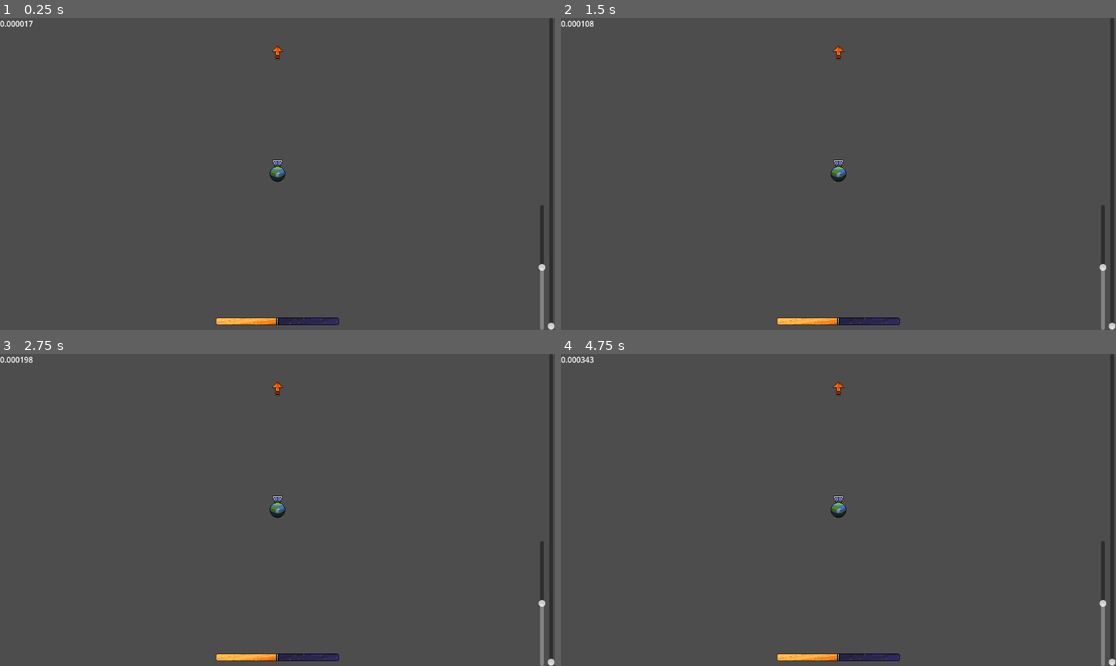
Above: before the commit, frames 1-4 (two rows, left to right).
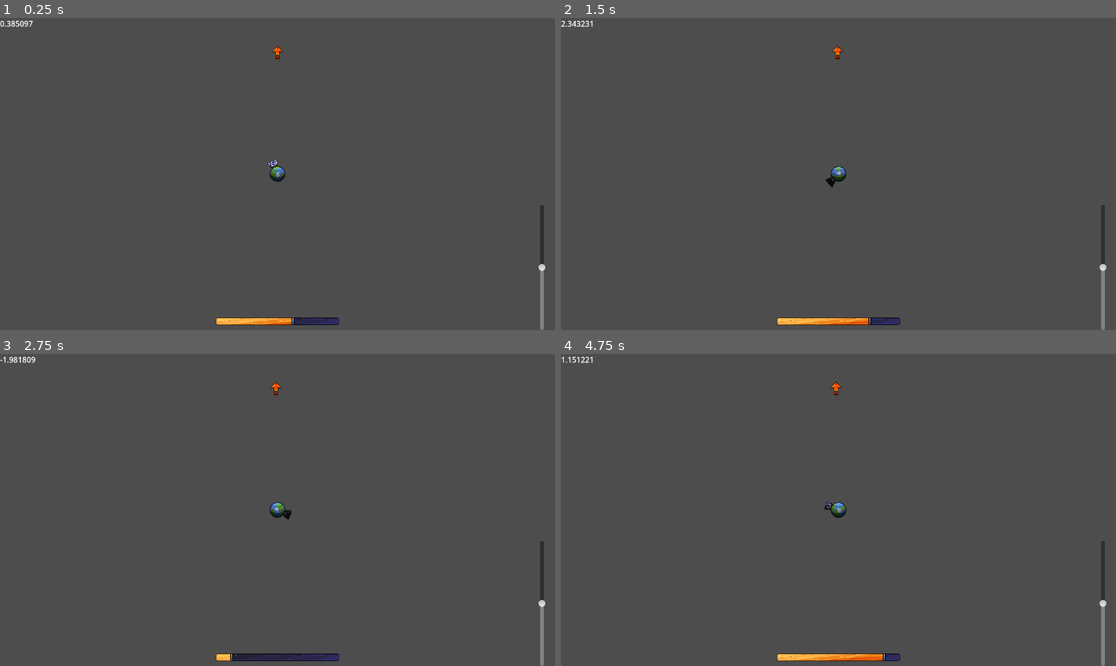
Above: after the commit, the same moments.

Repository: Vikezor/balanced-light
Game: Godot game, scene res://view/view.tscn
Same seed, same stepped clock (60 frames per second), same inputs: the game is played once before the commit and once after it.
Inputs:
- Up to frame 1 (0.25 s): no input
- Up to frame 2 (1.5 s): no input
- Up to frame 3 (2.75 s): no input
- Up to frame 4 (4.75 s): no input

The runs differ from the first frame. In frame 1, 0.8% of the frame differs, in the area x 1-100%, y 0-100%; in frame 2, 1.0%; in frame 3, 1.1%, in the area x 0-100%, y 0-100%; in frame 4, 1.1%.

Commit message:
probably cursed custom physics scaling so we don't have to scale ui animations and such

Diff:
--- a/earth/earth.gd
+++ b/earth/earth.gd
@@ -4,6 +4,7 @@
 var speed: float = -2 * PI / (24 * 60 * 60)
 @export var thrust: float = 0
 var time = 0
+const physics_scale = 21600
 
 
 
@@ -13,10 +14,11 @@
 
 
 # Called every frame. 'delta' is the elapsed time since the previous frame.
-func _process(delta: float) -> void:
-	speed += thrust * delta
-	$Rotator.rotation += speed * delta
-	time += delta
+func _physics_process(delta: float) -> void:
+	var scaled_delta = physics_scale * delta
+	speed += thrust * scaled_delta
+	$Rotator.rotation += speed * scaled_delta
+	time += scaled_delta
 
 
 func _on_sun_set_sun_rotation(rot: float) -> void:
--- a/view/sun.gd
+++ b/view/sun.gd
@@ -2,6 +2,7 @@
 extends Node2D
 
 var time = 0
+const physics_scale = 21600
 
 signal set_sun_rotation
 
@@ -15,12 +16,13 @@
 
 
 # Called every frame. 'delta' is the elapsed time since the previous frame.
-func _process(delta: float) -> void:
+func _physics_process(delta: float) -> void:
+	var scaled_delta = delta * physics_scale
 	var current_sun_rotation: float = get_sun_rotation()
 	set_sun_rotation.emit(current_sun_rotation)
 	position = Vector2(sin(current_sun_rotation), -cos(current_sun_rotation))*250
 	rotation = current_sun_rotation
-	time += delta
+	time += scaled_delta
 
 
 func get_sun_rotation() -> float:
--- a/view/view.gd
+++ b/view/view.gd
@@ -3,15 +3,17 @@
 
 var max_sun_time: float = 60 * 60 * 12
 var elapsed_sun_time: float = .5 * max_sun_time
+const physics_scale = 21600 # 4 seconds / day
 
 
 # Called when the node enters the scene tree for the first time.
 func _ready() -> void:
-	pass # Replace with function body.
+	Engine.physics_ticks_per_second = 60 * 8 # 8 is the default max physics ticks per frame
 
 
 # Called every frame. 'delta' is the elapsed time since the previous frame.
-func _process(delta: float) -> void:
+func _physics_process(delta: float) -> void:
+	var scaled_delta = delta * physics_scale
 	var earth_rotation = $Earth/Rotator.get_rotation()
 	var sun_rotation = $Earth/Sun.get_sun_rotation()
 	var earth_vector = Vector2(cos(earth_rotation), sin(earth_rotation))
@@ -19,14 +21,10 @@
 	var difference = earth_vector.angle_to(sun_vector)
 	$CanvasLayer/Label.text = "%f" % difference
 	if difference > -.5 * PI && difference < .5 * PI:
-		elapsed_sun_time += delta
+		elapsed_sun_time += scaled_delta
 	else:
-		elapsed_sun_time -= delta
+		elapsed_sun_time -= scaled_delta
 	$CanvasLayer/Bar.light_length = elapsed_sun_time / max_sun_time
-
-
-func _on_time_scale_value_changed(value: float) -> void:
-	Engine.time_scale = value
 
 
 func _on_thrust_value_changed(value: float) -> void:
--- a/view/view.tscn
+++ b/view/view.tscn
@@ -29,14 +29,6 @@
 max_value = 1.0
 step = 0.1
 
-[node name="TimeScale" type="VSlider" parent="CanvasLayer"]
-offset_left = 1136.0
-offset_right = 1152.0
-offset_bottom = 648.0
-min_value = 1.0
-max_value = 43200.0
-value = 1.0
-
 [node name="Bar" parent="CanvasLayer" instance=ExtResource("3_exp50")]
 
 [node name="Label" type="Label" parent="CanvasLayer"]
@@ -45,4 +37,3 @@
 
 [connection signal="set_sun_rotation" from="Earth/Sun" to="Earth" method="_on_sun_set_sun_rotation"]
 [connection signal="value_changed" from="CanvasLayer/Thrust" to="." method="_on_thrust_value_changed"]
-[connection signal="value_changed" from="CanvasLayer/TimeScale" to="." method="_on_time_scale_value_changed"]
